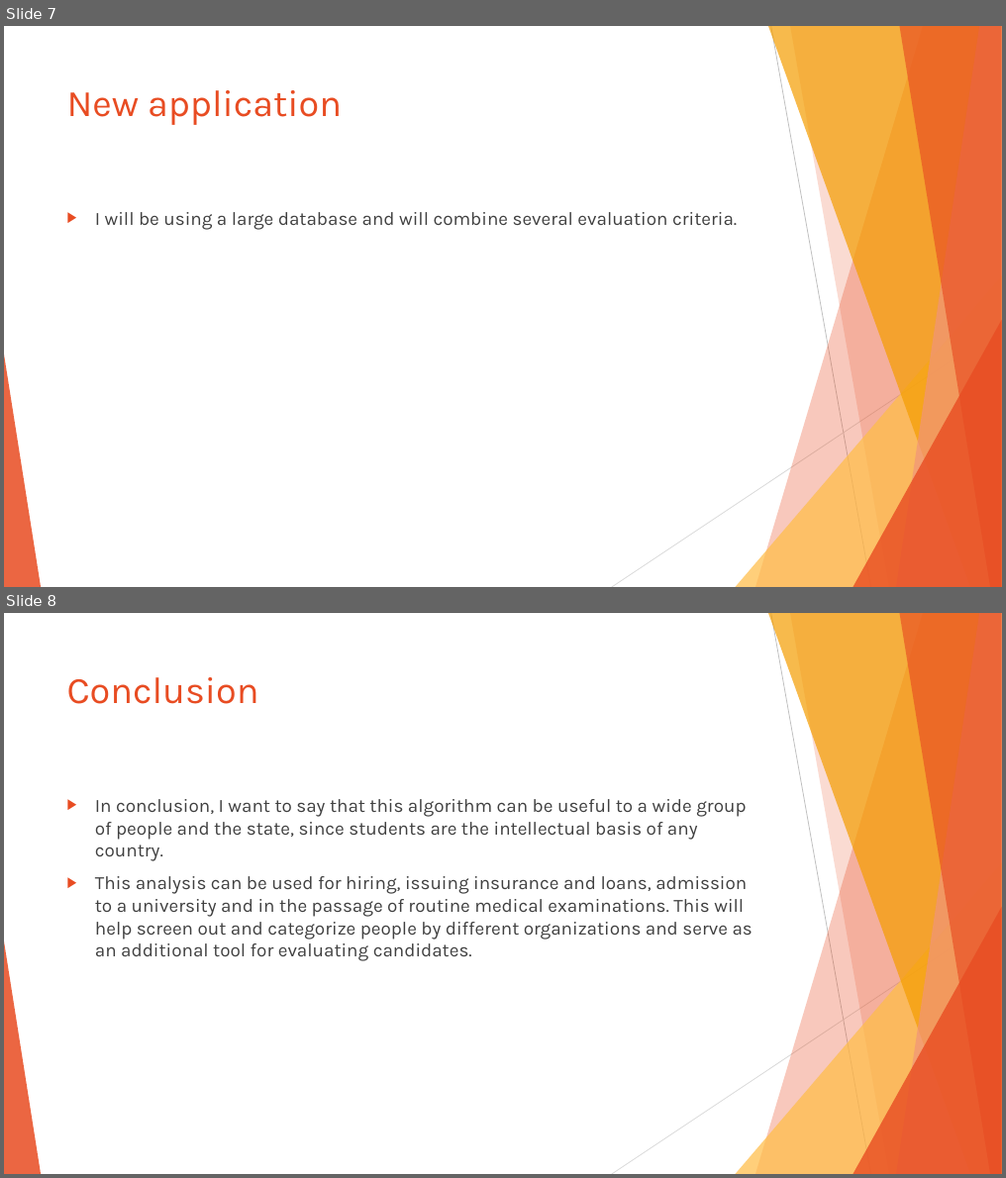
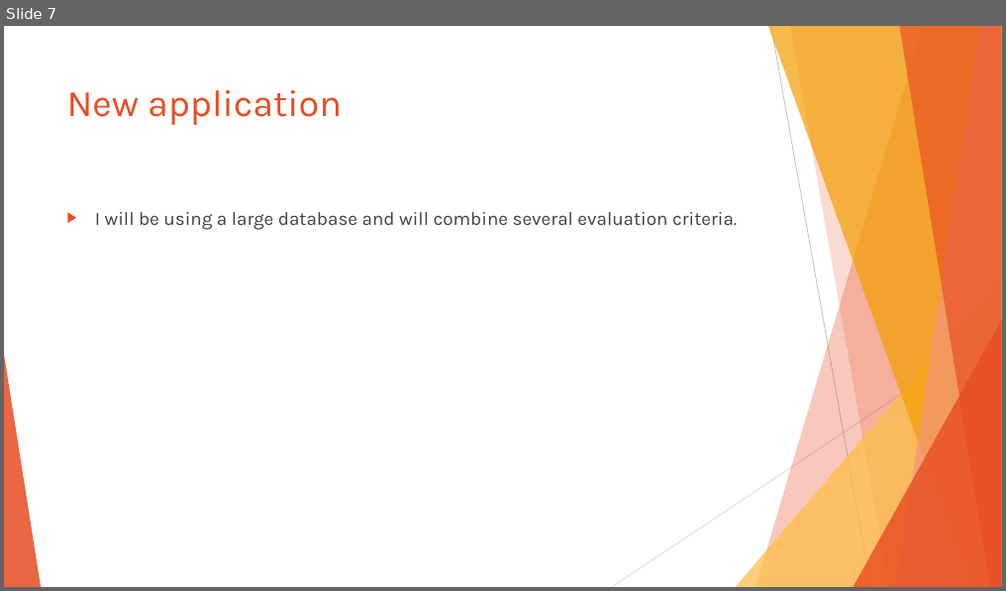
Before and after one commit to BauyrzhanAzimkhanov/Machine-learning, a slide deck: Project.pptx. Shown one above the other, each under a label of ours: slides 7 and 8 before the commit, slide 7 after it. The pictures are 1006x1178 and 1006x591 pixels, drawn with LibreOffice and Linux fonts; fonts in the diff are those of the drawing. Boxes give left, top, right and bottom in pixels: in the first picture for what was removed or moved away, otherwise in the second. Text is boxed around its words. In the diff, an @@ line names an element or a change of style, - is before the commit and + after.

```diff
--- a/Project.pptx
+++ b/Project.pptx
@@ slide 8 removed at [4,613,1002,1174], background #FFFFFF; not listed: 10 template elements that a slide beside it also shows @@
@@ title removed at [67,677,259,704] @@
-Conclusion
@@ text removed at [95,799,752,961] @@
-▶ In conclusion, I want to say that this algorithm can be useful to a wide group of people and the state, since students are the intellectual basis of any country.
-▶ This analysis can be used for hiring, issuing insurance and loans, admission to a university and in the passage of routine medical examinations. This will help screen out and categorize people by different organizations and serve as an additional tool for evaluating candidates.
```
Also in this commit, not shown: 1 slide changed.
